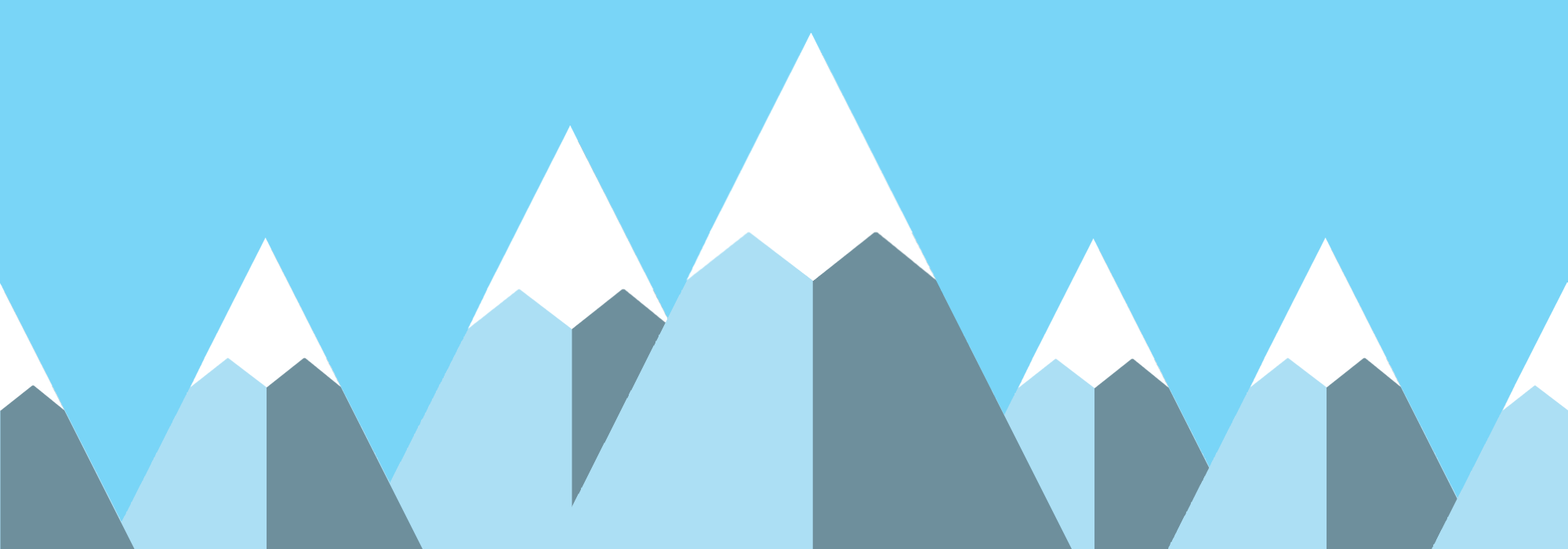
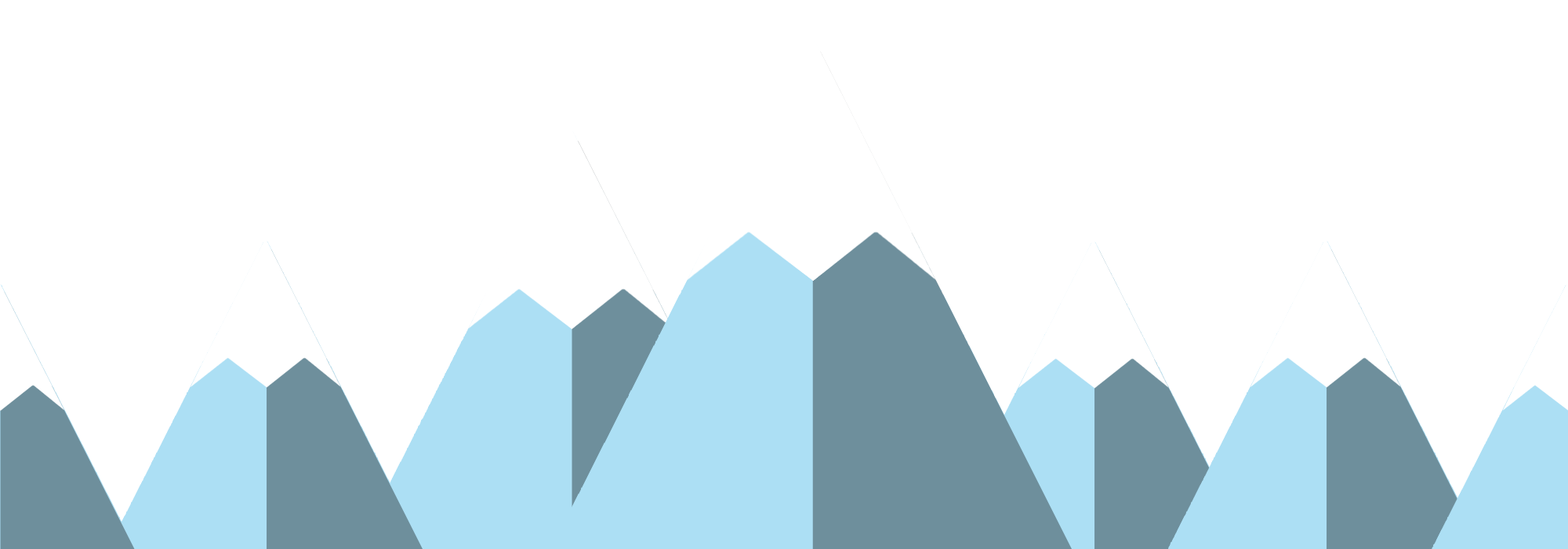
Comparing the layer stacks of the two (1568, 549) images. Changes:
hid "Capa 0" over [0,0,1568,522]
